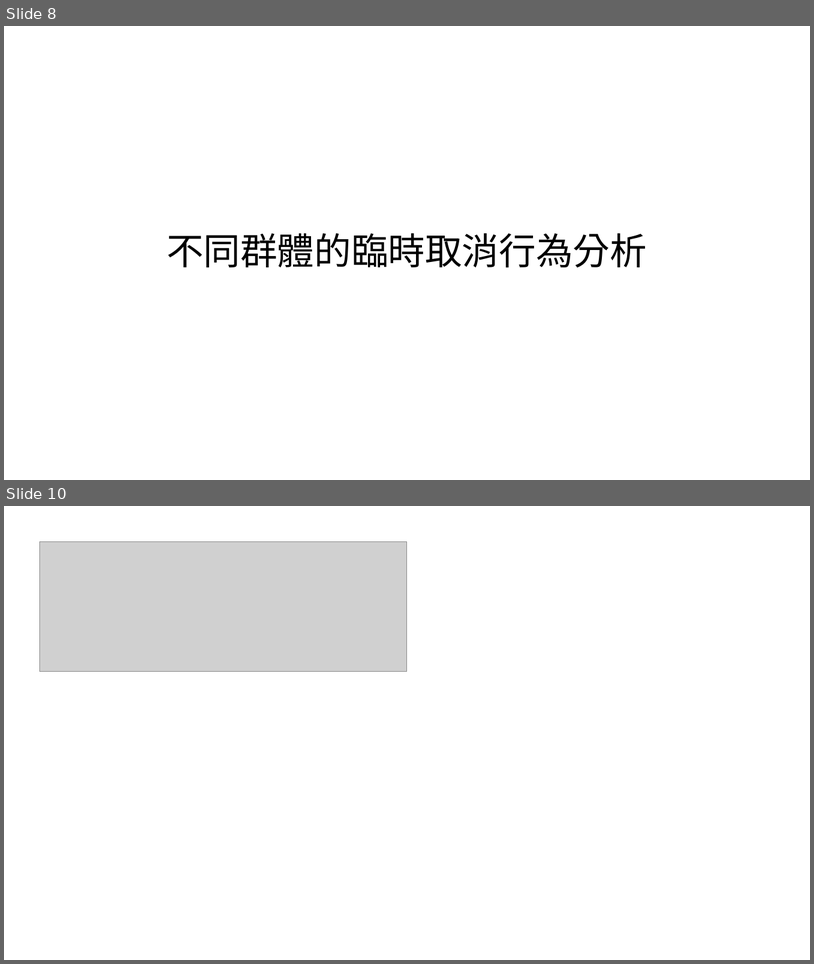
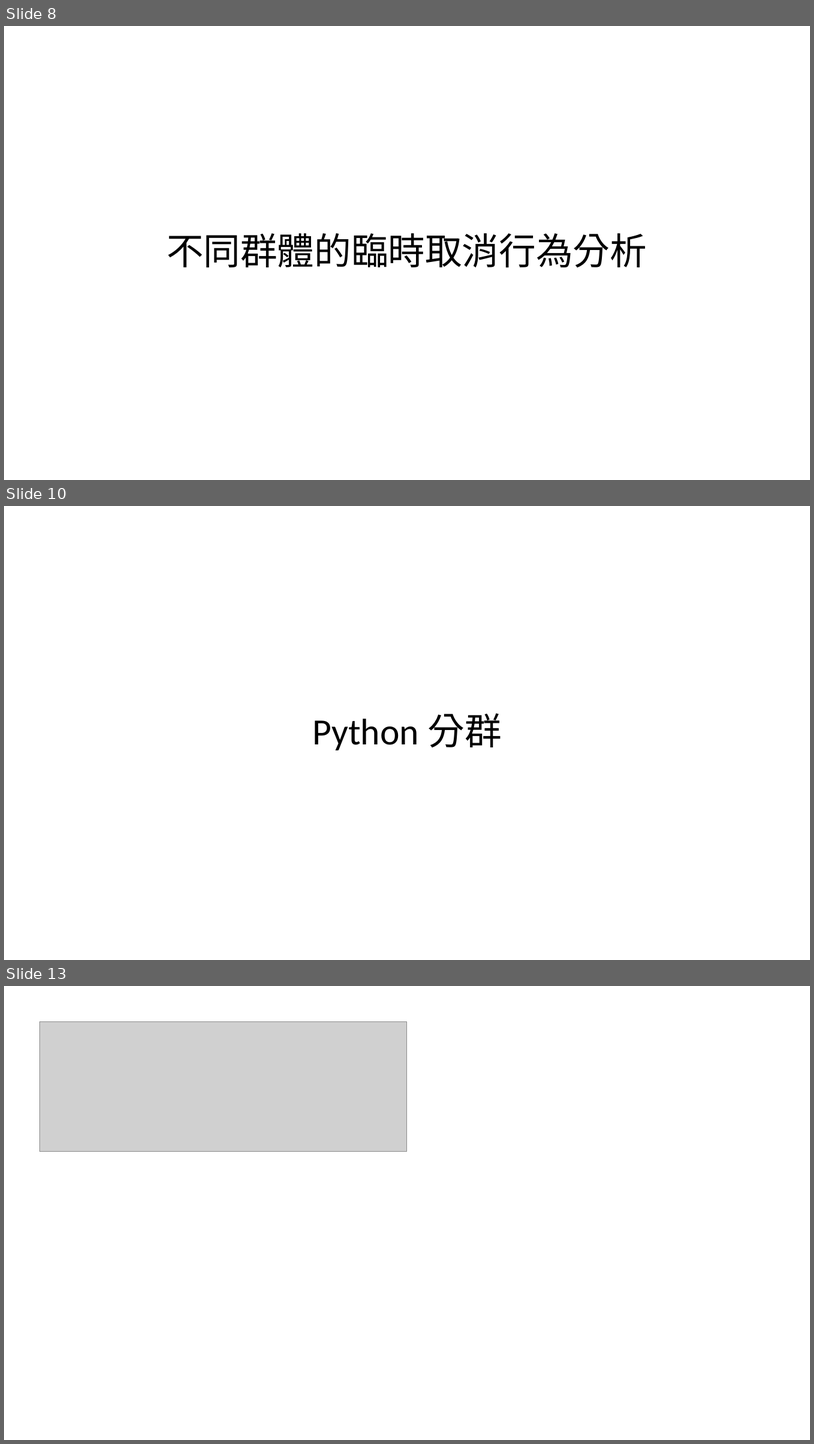
Before and after one commit to William-07/GHR_Analysis, a slide deck: Report/Global Hotels and Resorts Revenue Analysis - Cancellation Analysis.pptx. Shown one above the other, each under a label of ours: slides 8 and 10 before the commit, slides 8, 10 and 13 after it; the slides between them are not shown. The pictures are 814x964 and 814x1444 pixels, drawn with LibreOffice and Linux fonts; fonts in the diff are those of the drawing; grey boxes stand for pictures; background and template pictures are left out. Boxes give left, top, right and bottom in pixels: in the first picture for what was removed or moved away, otherwise in the second. Text is boxed around its words. In the diff, an @@ line names an element or a change of style, - is before the commit and + after.

```diff
--- a/Report/Global Hotels and Resorts Revenue Analysis - Cancellation Analysis.pptx
+++ b/Report/Global Hotels and Resorts Revenue Analysis - Cancellation Analysis.pptx
@@ slide 10 added at (4, 506, 810, 960), background #FFFFFF @@
@@ title added at (312, 713, 501, 750), 44 pt, text #000000 @@
+Python 分群
@@ what was slide 10 is now slide 13 @@
```
Also in this commit, not shown: 5 slides changed, 2 other slides added, 2 other files.
